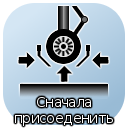
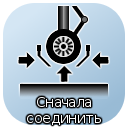
Layered file, before and after one edit (128x128). Changes by layer:
renamed "Сначала присоеденить" to "Сначала соединить", painted on it over [15, 97, 113, 126]
painted on "Drop Shadow" over [13, 97, 115, 128]
